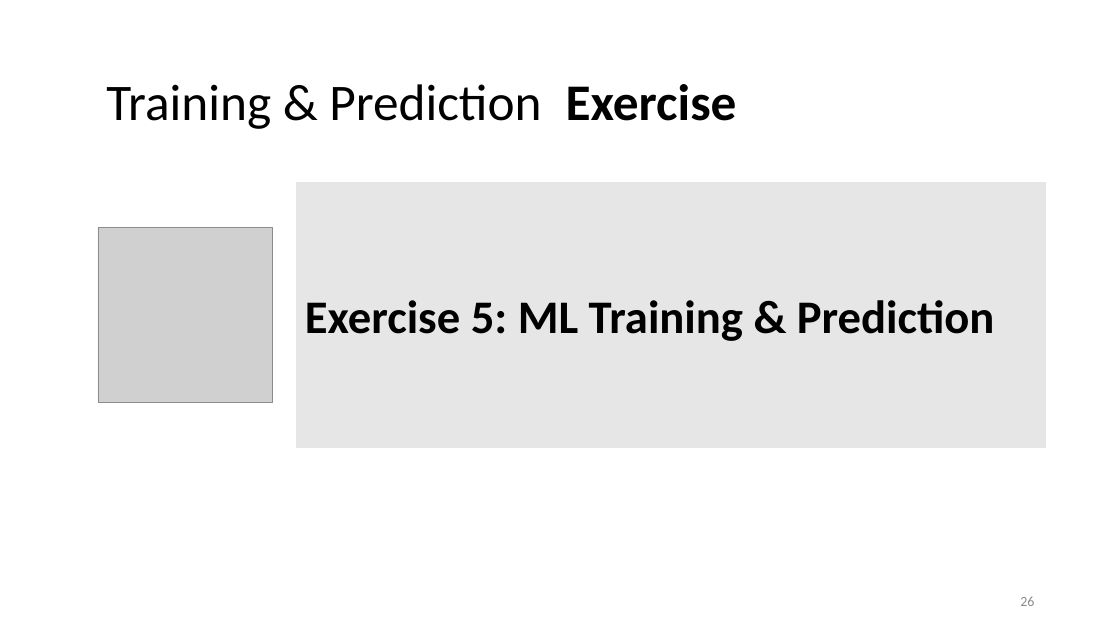
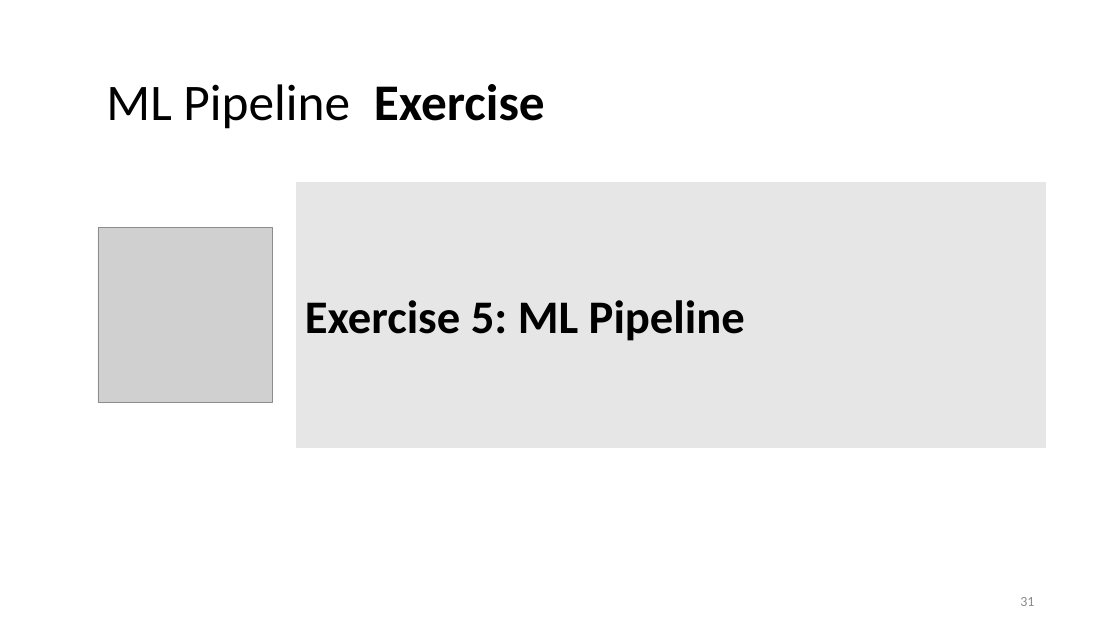
Before and after one commit to lisa-wm/consulting, a slide deck: slide 31 of 5_seminar/Contents_Part_02/slides/slides_II_3.pptx (slide 26 before the commit). Drawn at 1120x630 pixels with LibreOffice and Linux fonts; fonts in the diff are those of the drawing; grey boxes stand for pictures. Boxes give left, top, right and bottom in pixels: in the first picture for what was removed or moved away, otherwise in the second. Text is boxed around its words. In the diff, an @@ line names an element or a change of style, - is before the commit and + after.

```diff
--- a/5_seminar/Contents_Part_02/slides/slides_II_3.pptx
+++ b/5_seminar/Contents_Part_02/slides/slides_II_3.pptx
@@ title at [106, 84, 545, 129]: text changed @@
-Training & Prediction Exercise
+ML Pipeline Exercise
@@ text in rectangle at [305, 300, 745, 341]: text changed @@
-Exercise 5: ML Training & Prediction
+Exercise 5: ML Pipeline
@@ page number at [1020, 597, 1034, 606]: text changed @@
-26
+31
```
Also in this commit, not shown: 6 other slides changed, 7 slides added, 2 slides removed, 4 other files.
